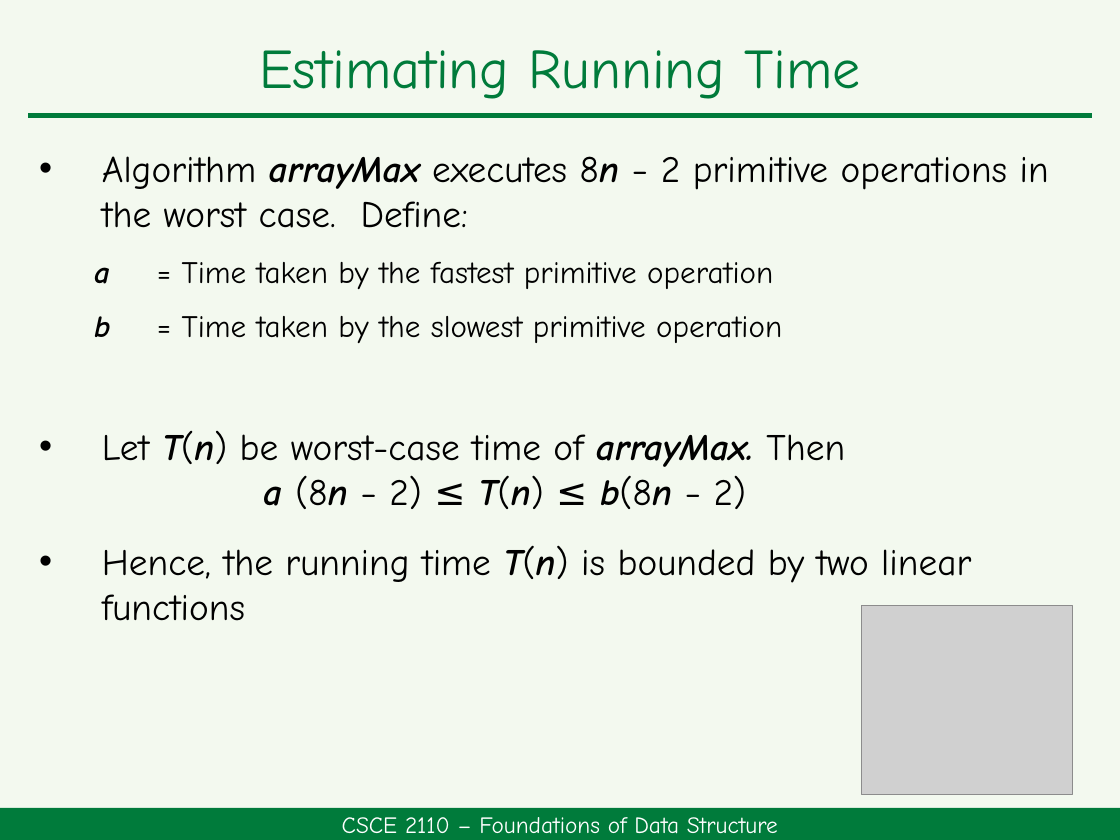
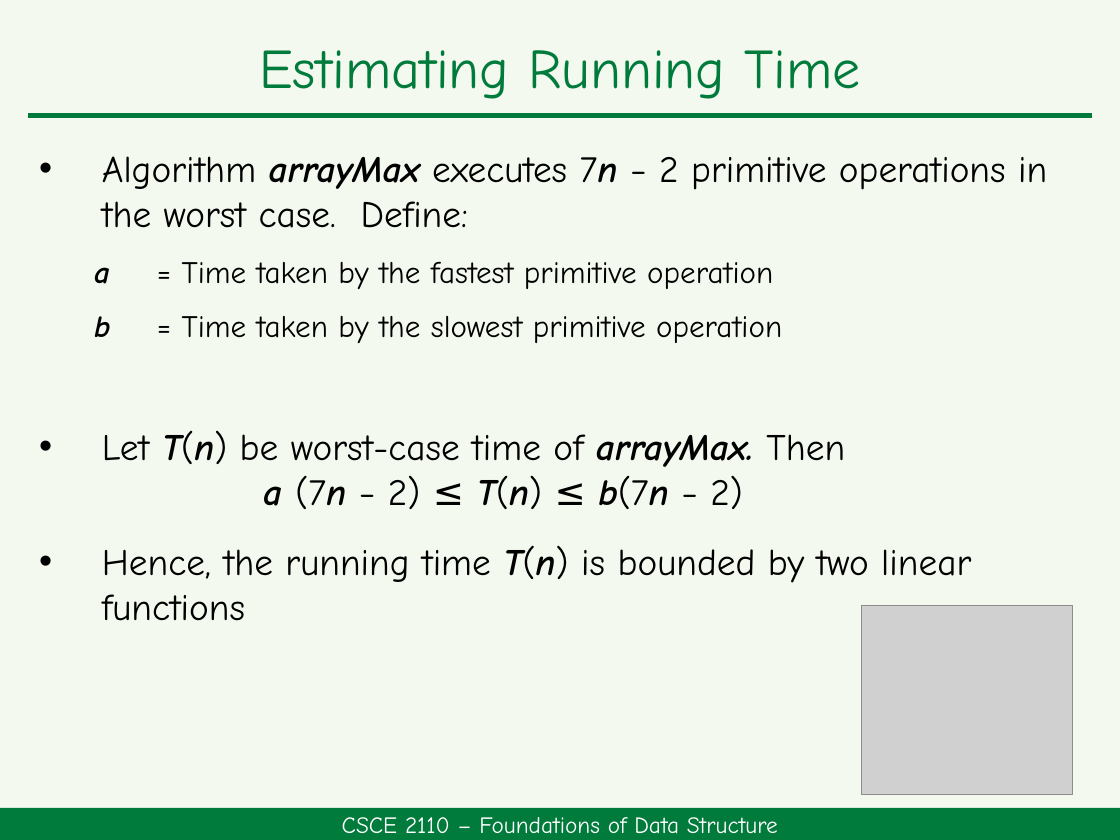
Before and after one commit to HengFan2010/hengfan2010.github.io, a slide deck: slide 15 of teaching/25F-2110/slides/2110-topic 3-Algorithm Analysis.pptx. Drawn at 1120x840 pixels with LibreOffice and Linux fonts; fonts in the diff are those of the drawing; grey boxes stand for pictures. Boxes give left, top, right and bottom in pixels: in the first picture for what was removed or moved away, otherwise in the second. Text is boxed around its words. In the diff, an @@ line names an element or a change of style, - is before the commit and + after.

```diff
--- a/teaching/25F-2110/slides/2110-topic 3-Algorithm Analysis.pptx
+++ b/teaching/25F-2110/slides/2110-topic 3-Algorithm Analysis.pptx
@@ text at <box>102,156,1047,228</box>: text changed @@
-• Algorithm arrayMax executes 8n − 2 primitive operations in the worst case. Define:
+• Algorithm arrayMax executes 7n − 2 primitive operations in the worst case. Define:
@@ text at <box>102,431,845,509</box>: text changed @@
-• Let T(n) be worst-case time of arrayMax. Then
-  a (8n − 2) ≤ T(n) ≤ b(8n − 2)
+• Let T(n) be worst-case time of arrayMax. Then
+  a (7n − 2) ≤ T(n) ≤ b(7n − 2)
```
Also in this commit, not shown: 1 other slide changed, 2 other files.
